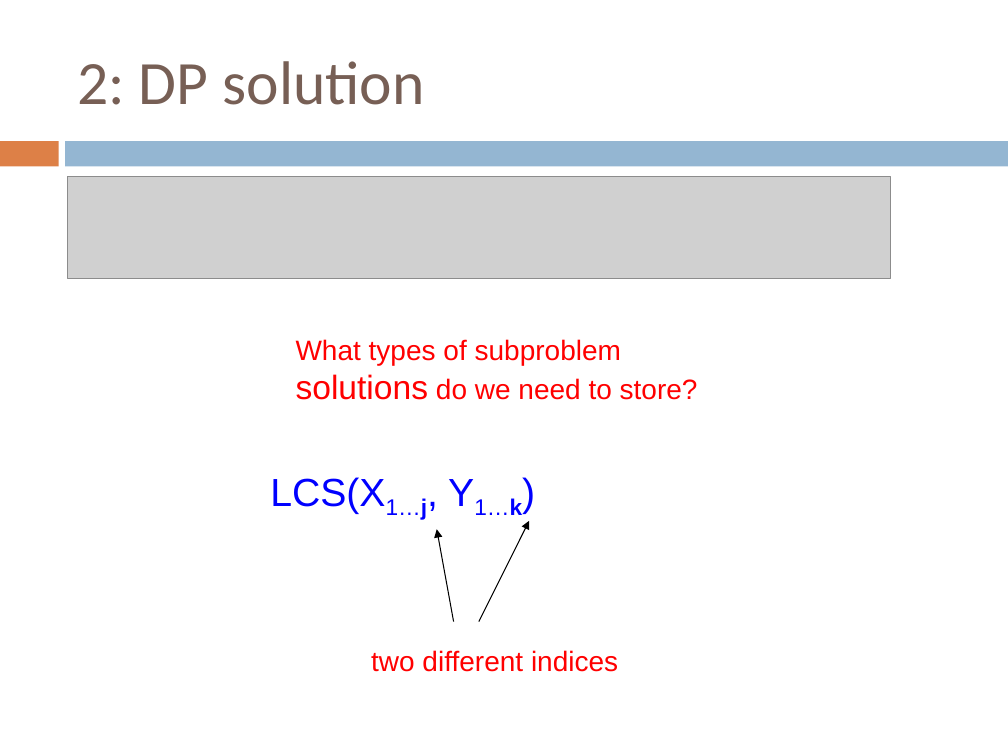
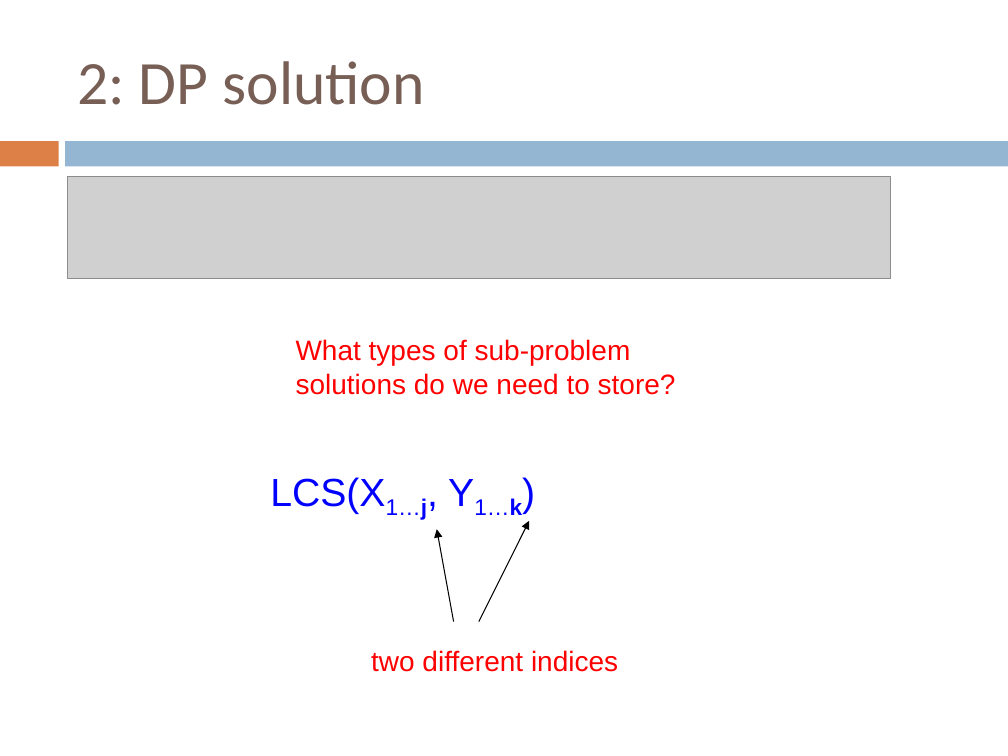
Before and after one commit to Collins-kariuk/Algorithms, a slide deck: slide 19 of Lectures/Lecture 11_Dynamic Programming_More Fun!.pptx (slide 20 before the commit). Drawn at 1008x756 pixels with LibreOffice and Linux fonts; fonts in the diff are those of the drawing; grey boxes stand for pictures. Boxes give left, top, right and bottom in pixels: in the first picture for what was removed or moved away, otherwise in the second. Text is boxed around its words. In the diff, an @@ line names an element or a change of style, - is before the commit and + after.

```diff
--- a/Lectures/Lecture 11_Dynamic Programming_More Fun!.pptx
+++ b/Lectures/Lecture 11_Dynamic Programming_More Fun!.pptx
@@ text at (296, 339, 676, 395): text changed @@
-What types of subproblem solutions do we need to store?
+What types of sub-problem solutions do we need to store?
```
Also in this commit, not shown: 4 other slides changed, 1 slide removed.
